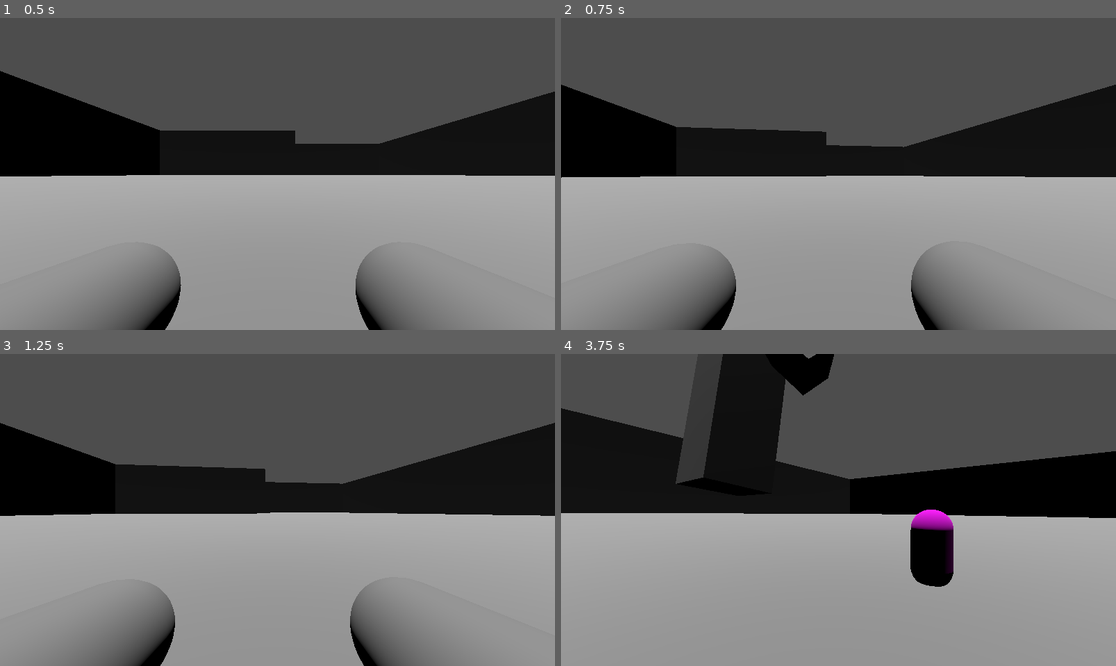
Above: before the commit, frames 1-4 (two rows, left to right).
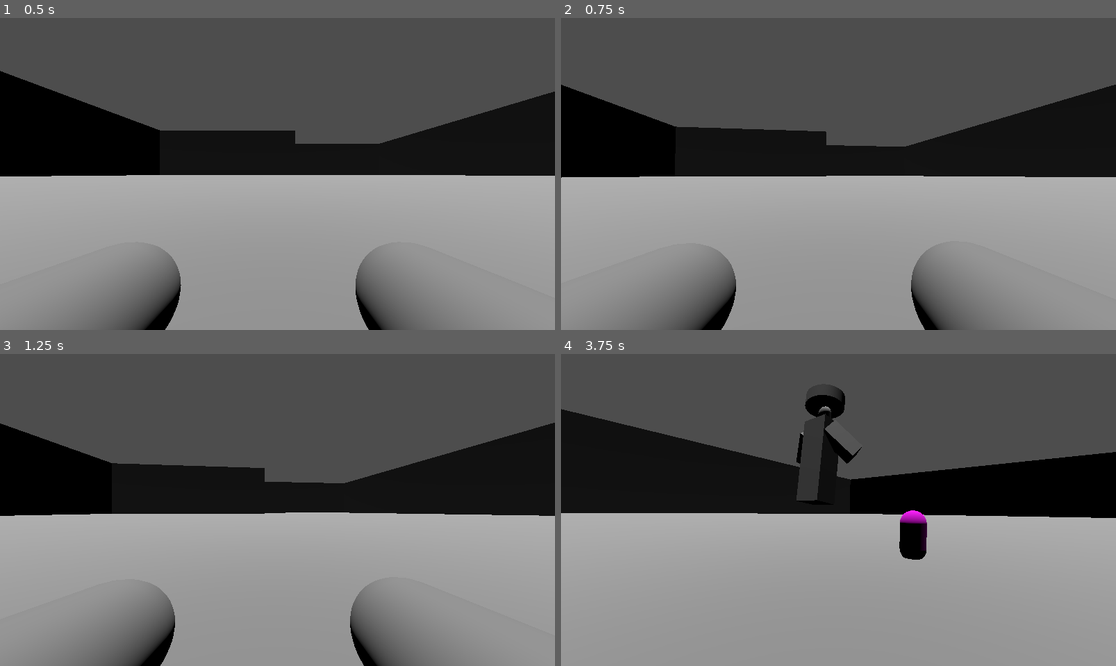
Above: after the commit, the same moments.

Repository: StudioXPEtudiant/-25-26.QC.S.S2_Escape-Night
Game: Godot game, scene res://scenne/Laboratoir(scène).tscn
The game is run twice, just before and just after one commit, with the same random seed, the same clock (stepped at 60 frames per second) and the same inputs.
Inputs (mouse positions are in pixels of both pictures, inside the frame that each line leads up to):
- Up to frame 1 (0.5 s): no input
- Up to frame 2 (0.75 s): move the mouse to (866, 174) at 0.52 s; hold Up (Avance, bound only after the commit) from 0.53 s (still down); tap C (Accroupir) at 0.6 s
- Up to frame 3 (1.25 s): keep holding Up (Avance, bound only after the commit); tap Space (Saut) at 0.77 s
- Up to frame 4 (3.75 s): keep holding Up (Avance, bound only after the commit); move the mouse to (810, 510) at 1.27 s; tap Down (Recule, bound only after the commit) at 1.35 s; tap Space (Saut) at 1.52, 3.02 s; move the mouse to (849, 503) at 2.02 s; tap S (Recule, bound only before the commit) at 2.1 s; move the mouse to (832, 516) at 2.77 s; tap Shift (Sprint) at 2.85 s; move the mouse to (877, 513) at 3.52 s; tap C (Accroupir) at 3.6 s

Frame 1 is identical in both runs. In frame 2, less than 0.1% of the frame differs, in the area x 0-100%, y 21-52%; in frame 3, 0.2%; in frame 4, 9.0%, in the area x 0-100%, y 0-75%.

Commit message:
controle

Diff:
--- /dev/null
+++ b/Labo V2(en cours).tscn
@@ -0,0 +1,115 @@
+[gd_scene load_steps=8 format=3 uid="uid://b2tjd3g0phmg1"]
+
+[ext_resource type="Material" path="res://Difference rouge.tres" id="1_x7ysh"]
+[ext_resource type="Material" path="res://Difference bleu.tres" id="2_xencj"]
+[ext_resource type="Material" path="res://Difference verte.tres" id="3_jv522"]
+
+[sub_resource type="PlaneMesh" id="PlaneMesh_2f3pb"]
+
+[sub_resource type="PlaneMesh" id="PlaneMesh_ljqo1"]
+
+[sub_resource type="PlaneMesh" id="PlaneMesh_5r1oc"]
+
+[sub_resource type="BoxMesh" id="BoxMesh_6nru8"]
+
+[node name="LABo v2" type="Node3D"]
+
+[node name="Sol" type="Node3D" parent="."]
+
+[node name="Hall d\'entrée" type="MeshInstance3D" parent="Sol"]
+transform = Transform3D(6.44512, 0, 0, 0, 1.00758, 0, 0, 0, 1.77153, -1.98199, 0, -5.5715)
+mesh = SubResource("PlaneMesh_2f3pb")
+skeleton = NodePath("../Caméras de surveillance")
+surface_material_override/0 = ExtResource("1_x7ysh")
+
+[node name="Caméras de surveillance" type="MeshInstance3D" parent="Sol"]
+transform = Transform3D(0.995029, 0, 0, 0, 0.993655, 0, 0, 0, 1.01035, 5.6107, 0, 3.41796)
+mesh = SubResource("PlaneMesh_ljqo1")
+skeleton = NodePath("../..")
+surface_material_override/0 = ExtResource("1_x7ysh")
+
+[node name="Salle de machines" type="MeshInstance3D" parent="Sol"]
+transform = Transform3D(1.9977, 0, 0, 0, 0.994291, 0, 0, 0, 2.21412, 8.55077, 0, -0.571863)
+mesh = SubResource("PlaneMesh_ljqo1")
+skeleton = NodePath("../..")
+surface_material_override/0 = ExtResource("1_x7ysh")
+
+[node name="Entrepot" type="MeshInstance3D" parent="Sol"]
+transform = Transform3D(3.60749, 0, -0.0622296, 0, 1.23272, 0, 0.214324, 0, 1.04744, -1.8434, 0, 9.20238)
+mesh = SubResource("PlaneMesh_ljqo1")
+skeleton = NodePath("../..")
+surface_material_override/0 = ExtResource("1_x7ysh")
+
+[node name="1er étage" type="MeshInstance3D" parent="Sol"]
+transform = Transform3D(3.79535, 0, 0, 0, 0.878986, 0, 0, 0, 3.35303, -1.71109, 0, 2.03054)
+mesh = SubResource("PlaneMesh_ljqo1")
+skeleton = NodePath("../..")
+surface_material_override/0 = ExtResource("1_x7ysh")
+
+[node name="To be continued" type="MeshInstance3D" parent="Sol"]
+transform = Transform3D(4.63244, 0, 0, 0, 0.658896, 0, 0, 0, 4.49574, -12.7488, 0, 1.999)
+mesh = SubResource("PlaneMesh_ljqo1")
+skeleton = NodePath("../..")
+surface_material_override/0 = ExtResource("1_x7ysh")
+
+[node name="To be continued2" type="MeshInstance3D" parent="Sol"]
+transform = Transform3D(4.63244, 0, 0, 0, 0.658896, 0, 0, 0, 4.49574, 8.44359, 0, 23.3461)
+mesh = SubResource("PlaneMesh_ljqo1")
+skeleton = NodePath("../..")
+surface_material_override/0 = ExtResource("1_x7ysh")
+
+[node name="To be continued3" type="MeshInstance3D" parent="Sol"]
+transform = Transform3D(2.38157, 0, 0, 0, 0.658896, 0, 0, 0, 2.03825, 9.94807, 0, 10.7868)
+mesh = SubResource("PlaneMesh_ljqo1")
+skeleton = NodePath("../..")
+surface_material_override/0 = ExtResource("1_x7ysh")
+
+[node name="Chemins" type="Node3D" parent="."]
+
+[node name="MeshInstance3D" type="MeshInstance3D" parent="Chemins"]
+transform = Transform3D(0.537476, 0, 0, 0, 1, 0, 0, 0, 2.11708, -3.05903, 0, -2.6806)
+mesh = SubResource("PlaneMesh_5r1oc")
+surface_material_override/0 = ExtResource("2_xencj")
+
+[node name="MeshInstance3D2" type="MeshInstance3D" parent="Chemins"]
+transform = Transform3D(0.537476, 0, 0, 0, 1, 0, 0, 0, 1.67214, -0.725338, 0, -2.93289)
+mesh = SubResource("PlaneMesh_5r1oc")
+surface_material_override/0 = ExtResource("2_xencj")
+
+[node name="MeshInstance3D3" type="MeshInstance3D" parent="Chemins"]
+transform = Transform3D(0.466868, 0, -0.828478, 0, 1, 0, 0.266297, 0, 1.45248, 6.71726, 0, 2.17601)
+mesh = SubResource("PlaneMesh_5r1oc")
+surface_material_override/0 = ExtResource("2_xencj")
+
+[node name="MeshInstance3D4" type="MeshInstance3D" parent="Chemins"]
+transform = Transform3D(0.00930515, 0, 1.67189, 0, 1, 0, -0.537395, 0, 0.0289494, 3.65822, 0, 3.40593)
+mesh = SubResource("PlaneMesh_5r1oc")
+surface_material_override/0 = ExtResource("2_xencj")
+
+[node name="MeshInstance3D8" type="MeshInstance3D" parent="Chemins"]
+transform = Transform3D(0.0168666, 0, 1.64837, 0, 1, 0, -0.974088, 0, 0.028542, -6.50656, -0.0530539, 1.77791)
+mesh = SubResource("PlaneMesh_5r1oc")
+surface_material_override/0 = ExtResource("2_xencj")
+
+[node name="MeshInstance3D5" type="MeshInstance3D" parent="Chemins"]
+transform = Transform3D(0.537476, 0, 0, 0, 1, 0, 0, 0, 1.67214, -3.50054, 0, 6.71726)
+mesh = SubResource("PlaneMesh_5r1oc")
+surface_material_override/0 = ExtResource("2_xencj")
+
+[node name="MeshInstance3D6" type="MeshInstance3D" parent="Chemins"]
+transform = Transform3D(0.035522, 0, 3.60747, 0, 1, 0, -0.557616, 0, 0.229807, 4.399, 0, 9.776)
+mesh = SubResource("PlaneMesh_5r1oc")
+surface_material_override/0 = ExtResource("2_xencj")
+
+[node name="MeshInstance3D7" type="MeshInstance3D" parent="Chemins"]
+transform = Transform3D(0.537476, 0, 0, 0, 1, 0, 0, 0, 3.97366, 8.90175, 0, 15.8907)
+mesh = SubResource("PlaneMesh_5r1oc")
+surface_material_override/0 = ExtResource("2_xencj")
+
+[node name="murs" type="Node3D" parent="."]
+
+[node name="MeshInstance3D" type="MeshInstance3D" parent="murs"]
+transform = Transform3D(0.126422, 0, 0, 0, 1, 0, 0, 0, 1, 10.5089, 0, 0)
+mesh = SubResource("BoxMesh_6nru8")
+skeleton = NodePath("../..")
+surface_material_override/0 = ExtResource("3_jv522")
--- /dev/null
+++ b/Laboratoir(scène).tscn
@@ -0,0 +1,72 @@
+[gd_scene load_steps=12 format=3 uid="uid://b6trjaryq1jyg"]
+
+[ext_resource type="PackedScene" uid="uid://c7mj3q8t54x6n" path="res://Monstre.tscn" id="1_dxf6b"]
+[ext_resource type="PackedScene" uid="uid://c3m58220ohf4b" path="res://node_3d.tscn" id="2_8lorh"]
+
+[sub_resource type="StandardMaterial3D" id="StandardMaterial3D_t4cqt"]
+albedo_color = Color(1, 0, 1, 1)
+
+[sub_resource type="CapsuleMesh" id="CapsuleMesh_w4cp3"]
+material = SubResource("StandardMaterial3D_t4cqt")
+
+[sub_resource type="NavigationMesh" id="NavigationMesh_fjfmr"]
+vertices = PackedVector3Array(0.274002, -0.75, -285.775, 0.274002, -0.75, -200.525, 124.024, -0.75, -200.525, 124.024, -0.75, -285.775, -124.726, 1.75, -1.77484, 124.524, 1.75, -1.52484, 124.524, 1.75, -199.525, -124.726, 1.75, -199.525, 0.274002, -0.5, -199.275, 0.274002, -0.5, -195.025, 124.024, -0.5, -195.025, 124.024, -0.5, -199.275, -124.976, 1.75, -0.0248413, -126.726, 1.75, -0.0248413, -126.726, 1.75, 199.225, 124.524, 1.75, 199.475, -247.976, 1.75, -0.0248413, -247.976, 1.75, 199.225)
+polygons = [PackedInt32Array(3, 2, 0), PackedInt32Array(0, 2, 1), PackedInt32Array(7, 6, 4), PackedInt32Array(4, 6, 5), PackedInt32Array(11, 10, 8), PackedInt32Array(8, 10, 9), PackedInt32Array(14, 13, 12), PackedInt32Array(12, 4, 14), PackedInt32Array(14, 4, 5), PackedInt32Array(14, 5, 15), PackedInt32Array(17, 16, 14), PackedInt32Array(14, 16, 13)]
+
+[sub_resource type="StandardMaterial3D" id="StandardMaterial3D_igw0p"]
+albedo_color = Color(0.673224, 0.523783, 0.451118, 1)
+
+[sub_resource type="BoxMesh" id="BoxMesh_hn602"]
+material = SubResource("StandardMaterial3D_igw0p")
+size = Vector3(125, 2.5, 200)
+
+[sub_resource type="StandardMaterial3D" id="StandardMaterial3D_ydddm"]
+albedo_color = Color(0.681016, 0.518855, 0.457243, 1)
+
+[sub_resource type="BoxMesh" id="BoxMesh_ydyjn"]
+material = SubResource("StandardMaterial3D_ydddm")
+size = Vector3(125, 2.5, 84.335)
+
+[sub_resource type="StandardMaterial3D" id="StandardMaterial3D_1a1s2"]
+albedo_color = Color(0.651035, 0.530553, 0.490958, 1)
+
+[sub_resource type="BoxMesh" id="BoxMesh_e456h"]
+material = SubResource("StandardMaterial3D_1a1s2")
+size = Vector3(250, 2.5, 400)
+
+[node name="Node3D" type="Node3D"]
+transform = Transform3D(1, 0, 0, 0, 1, 0, 0, 0, 1, 0, -0.0173149, 0)
+
+[node name="Monstre" parent="." instance=ExtResource("1_dxf6b")]
+transform = Transform3D(1, 0, 0, 0, 1, 0, 0, 0, 1, -2.54519, 1, -8.79493)
+
+[node name="Player" parent="." instance=ExtResource("2_8lorh")]
+transform = Transform3D(1, 0, 0, 0, 1, 0, 0, 0, 1, -4.27338, 3.61697, -9.31347)
+
+[node name="MeshInstance3D" type="MeshInstance3D" parent="."]
+transform = Transform3D(-1, 0, -8.74228e-08, 0, 1, 0, 8.74228e-08, 0, -1, -2.1, 2.1, -2.35)
+mesh = SubResource("CapsuleMesh_w4cp3")
+
+[node name="DirectionalLight3D" type="DirectionalLight3D" parent="."]
+transform = Transform3D(0.889236, 0.457225, -0.0143281, 0.00603239, 0.0195985, 0.99979, 0.457409, -0.889135, 0.0146695, 0, 14.8334, 0)
+
+[node name="NavigationRegion3D" type="NavigationRegion3D" parent="."]
+transform = Transform3D(1, 0, 0, 0, 1, 0, 0, 0, 1, 10.921, 0, 0.018)
+navigation_mesh = SubResource("NavigationMesh_fjfmr")
+
+[node name="CSGBox3D" type="CSGBox3D" parent="NavigationRegion3D"]
+use_collision = true
+size = Vector3(250, 2, 400)
+
+[node name="MeshInstance3D2" type="MeshInstance3D" parent="NavigationRegion3D/CSGBox3D"]
+transform = Transform3D(1, 0, 0, 0, 1, 0, 0, 0, 1, -185.976, 0, 99.661)
+mesh = SubResource("BoxMesh_hn602")
+skeleton = NodePath("")
+
+[node name="MeshInstance3D3" type="MeshInstance3D" parent="NavigationRegion3D/CSGBox3D"]
+transform = Transform3D(0.998378, 0, 0, 0, 0.998378, 0, 0, 0, -1.09271, 62.167, 0, -240.448)
+mesh = SubResource("BoxMesh_ydyjn")
+skeleton = NodePath("")
+
+[node name="MeshInstance3D" type="MeshInstance3D" parent="NavigationRegion3D/CSGBox3D"]
+mesh = SubResource("BoxMesh_e456h")
--- /dev/null
+++ b/Monstre.tscn
@@ -0,0 +1,48 @@
+[gd_scene load_steps=9 format=3 uid="uid://c7mj3q8t54x6n"]
+
+[ext_resource type="Script" uid="uid://ckfqsd6hcpijh" path="res://script/monstreIA V1.0.gd" id="1_dd7hk"]
+[ext_resource type="Script" uid="uid://dwpg1ic6l2b7q" path="res://script/navigation_agent_3d V1.1.gd" id="2_2n36j"]
+
+[sub_resource type="BoxMesh" id="BoxMesh_2n36j"]
+
+[sub_resource type="BoxMesh" id="BoxMesh_xjwih"]
+
+[sub_resource type="BoxMesh" id="BoxMesh_c74gb"]
+
+[sub_resource type="CylinderMesh" id="CylinderMesh_2n36j"]
+
+[sub_resource type="CapsuleMesh" id="CapsuleMesh_xjwih"]
+
+[sub_resource type="BoxShape3D" id="BoxShape3D_ialkv"]
+size = Vector3(0.681641, 1.38299, 0.623169)
+
+[node name="Node3D" type="CharacterBody3D"]
+transform = Transform3D(1, 0, 0, 0, 1, 0, 0, 0, 1, -0.167518, -0.558997, 0)
+script = ExtResource("1_dd7hk")
+
+[node name="Bras_Gauche" type="MeshInstance3D" parent="."]
+transform = Transform3D(0.291394, -0.535974, 0.0123468, 0.192385, 0.540554, 0.217004, -0.146217, -0.356901, 0.310127, 0.741277, 2.04528, 0.21534)
+mesh = SubResource("BoxMesh_2n36j")
+
+[node name="Bras_Droit" type="MeshInstance3D" parent="."]
+transform = Transform3D(0.29328, 0.480138, -0.102764, -0.0949481, 0.564596, 0.264046, 0.219712, -0.396918, 0.251281, -0.335392, 2.00849, 0.205141)
+mesh = SubResource("BoxMesh_xjwih")
+
+[node name="Corp" type="MeshInstance3D" parent="."]
+transform = Transform3D(0.651536, 0, 0, 0, 1.92439, -0.0719166, 0, 0.233764, 0.592034, 0.184639, 1.58162, 0.0349089)
+mesh = SubResource("BoxMesh_c74gb")
+
+[node name="tête" type="MeshInstance3D" parent="."]
+transform = Transform3D(1, 0, 0, 0, -0.131104, 0.125307, 0, -0.0180591, -0.909684, 0.203322, 3.10205, 0.244101)
+mesh = SubResource("CylinderMesh_2n36j")
+
+[node name="NavigationAgent3D" type="NavigationAgent3D" parent="."]
+script = ExtResource("2_2n36j")
+
+[node name="cou" type="MeshInstance3D" parent="."]
+transform = Transform3D(0.368559, 0, 0, 0, 0.352906, 0, 0, 0, 0.241753, 0.203744, 2.64388, 0.225868)
+mesh = SubResource("CapsuleMesh_xjwih")
+
+[node name="CollisionShape3D" type="CollisionShape3D" parent="."]
+transform = Transform3D(2.89356, 0, 0, 0, 2, 0, 0, 0, 2, 0.193105, 1.96094, 0.123169)
+shape = SubResource("BoxShape3D_ialkv")
--- /dev/null
+++ b/node_3d.tscn
@@ -0,0 +1,29 @@
+[gd_scene load_steps=5 format=3 uid="uid://c3m58220ohf4b"]
+
+[ext_resource type="Script" uid="uid://dd8joq86u5u3m" path="res://script/personnage_principal.gd" id="1_rp3qt"]
+[ext_resource type="Script" uid="uid://h4ewu3wk3ej6" path="res://script/camera_3d.gd" id="2_jswb2"]
+
+[sub_resource type="CapsuleMesh" id="CapsuleMesh_odvco"]
+
+[sub_resource type="BoxShape3D" id="BoxShape3D_ma6vh"]
+size = Vector3(1, 1.44141, 1)
+
+[node name="Player" type="CharacterBody3D"]
+transform = Transform3D(1, 0, 0, 0, 1, 0, 0, 0, 1, 0, 0.813962, 0)
+script = ExtResource("1_rp3qt")
+
+[node name="MeshInstance3D2" type="MeshInstance3D" parent="."]
+transform = Transform3D(0.247799, 0, 0, 0, 0.0184483, -0.255721, 0, 0.29653, 0.0159094, -0.366102, 0, -0.322373)
+mesh = SubResource("CapsuleMesh_odvco")
+
+[node name="MeshInstance3D" type="MeshInstance3D" parent="."]
+transform = Transform3D(0.247799, 0, 0, 0, 0.0184483, -0.255721, 0, 0.29653, 0.0159094, 0.316715, 0, -0.322373)
+mesh = SubResource("CapsuleMesh_odvco")
+
+[node name="Camera3D" type="Camera3D" parent="."]
+transform = Transform3D(1, 0, 0, 0, 1, 0, 0, 0, 1, 0, 0.284684, 0)
+script = ExtResource("2_jswb2")
+
+[node name="CollisionShape3D" type="CollisionShape3D" parent="."]
+transform = Transform3D(1, 0, 0, 0, 1, 0, 0, 0, 1, 0, -0.220703, 0)
+shape = SubResource("BoxShape3D_ma6vh")
--- a/project.godot
+++ b/project.godot
@@ -23,22 +23,22 @@
 
 Avance={
 "deadzone": 0.5,
-"events": [Object(InputEventKey,"resource_local_to_scene":fa …(140 unchanged characters)… d":false,"keycode":0,"physical_keycode":87,"key_label":0,"unicode":119,"location":0,"echo":false,"script":null)
+"events": [Object(InputEventKey,"resource_local_to_scene":fa …(140 unchanged characters)… d":false,"keycode":0,"physical_keycode":4194320,"key_label":0,"unicode":0,"location":0,"echo":false,"script":null)
 ]
 }
 Recule={
 "deadzone": 0.5,
-"events": [Object(InputEventKey,"resource_local_to_scene":fa …(140 unchanged characters)… d":false,"keycode":0,"physical_keycode":83,"key_label":0,"unicode":115,"location":0,"echo":false,"script":null)
+"events": [Object(InputEventKey,"resource_local_to_scene":fa …(140 unchanged characters)… d":false,"keycode":0,"physical_keycode":4194322,"key_label":0,"unicode":0,"location":0,"echo":false,"script":null)
 ]
 }
 Droite={
 "deadzone": 0.5,
-"events": [Object(InputEventKey,"resource_local_to_scene":fa …(140 unchanged characters)… d":false,"keycode":0,"physical_keycode":68,"key_label":0,"unicode":100,"location":0,"echo":false,"script":null)
+"events": [Object(InputEventKey,"resource_local_to_scene":fa …(140 unchanged characters)… d":false,"keycode":0,"physical_keycode":4194321,"key_label":0,"unicode":0,"location":0,"echo":false,"script":null)
 ]
 }
 Gauche={
 "deadzone": 0.5,
-"events": [Object(InputEventKey,"resource_local_to_scene":fa …(140 unchanged characters)… d":false,"keycode":0,"physical_keycode":65,"key_label":0,"unicode":97,"location":0,"echo":false,"script":null)
+"events": [Object(InputEventKey,"resource_local_to_scene":fa …(140 unchanged characters)… d":false,"keycode":0,"physical_keycode":4194319,"key_label":0,"unicode":0,"location":0,"echo":false,"script":null)
 ]
 }
 Saut={
